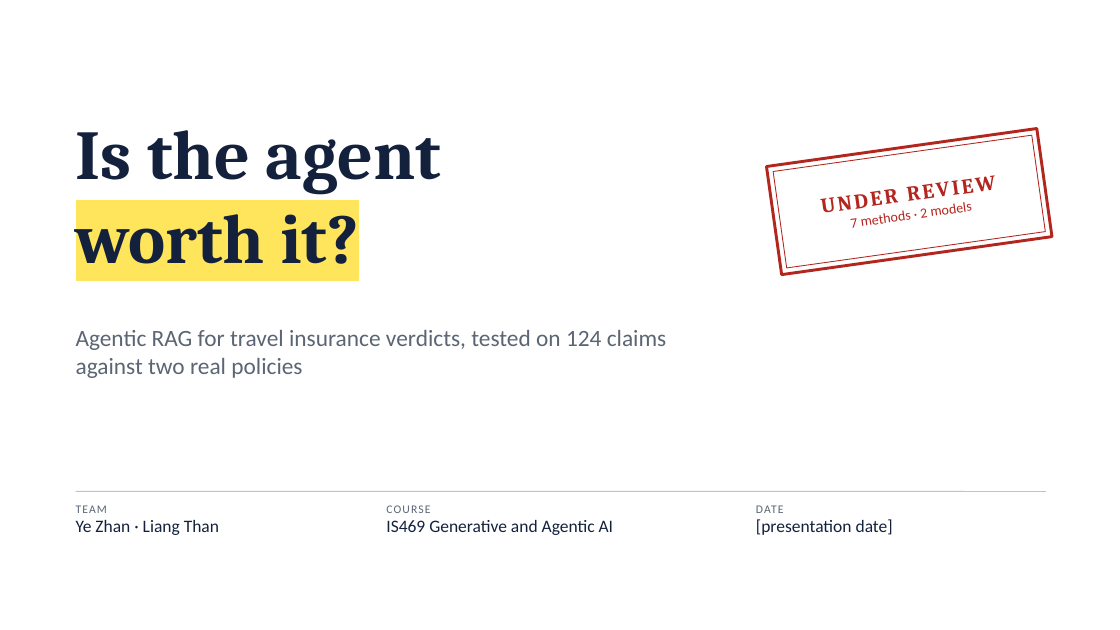
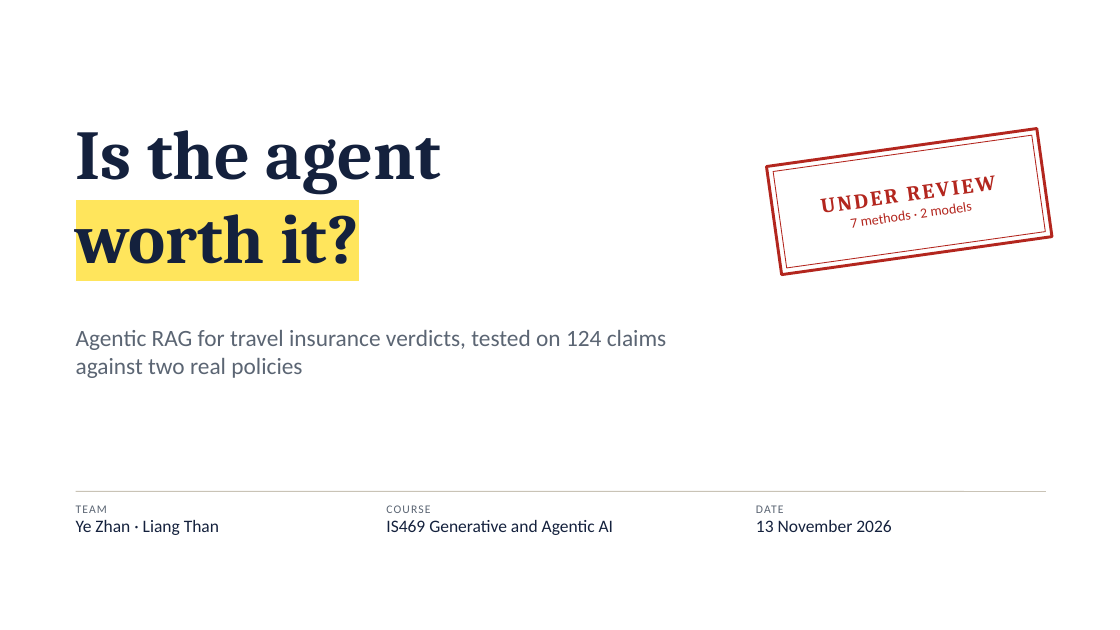
Before and after one commit to yezhan58-oss/insurance_policy_checker-rag, a slide deck: slide 1 of docs/IS469_presentation.pptx. Drawn at 1120x630 pixels with LibreOffice and Linux fonts; fonts in the diff are those of the drawing. Boxes give left, top, right and bottom in pixels: in the first picture for what was removed or moved away, otherwise in the second. Text is boxed around its words. In the diff, an @@ line names an element or a change of style, - is before the commit and + after.

Commit message:
Slides: fewer words per slide, short cue phrases; presentation date filled in

```diff
--- a/docs/IS469_presentation.pptx
+++ b/docs/IS469_presentation.pptx
@@ text at [756,520,891,532]: text changed @@
-[presentation date]
+13 November 2026
```
Also in this commit, not shown: 10 other slides changed.
